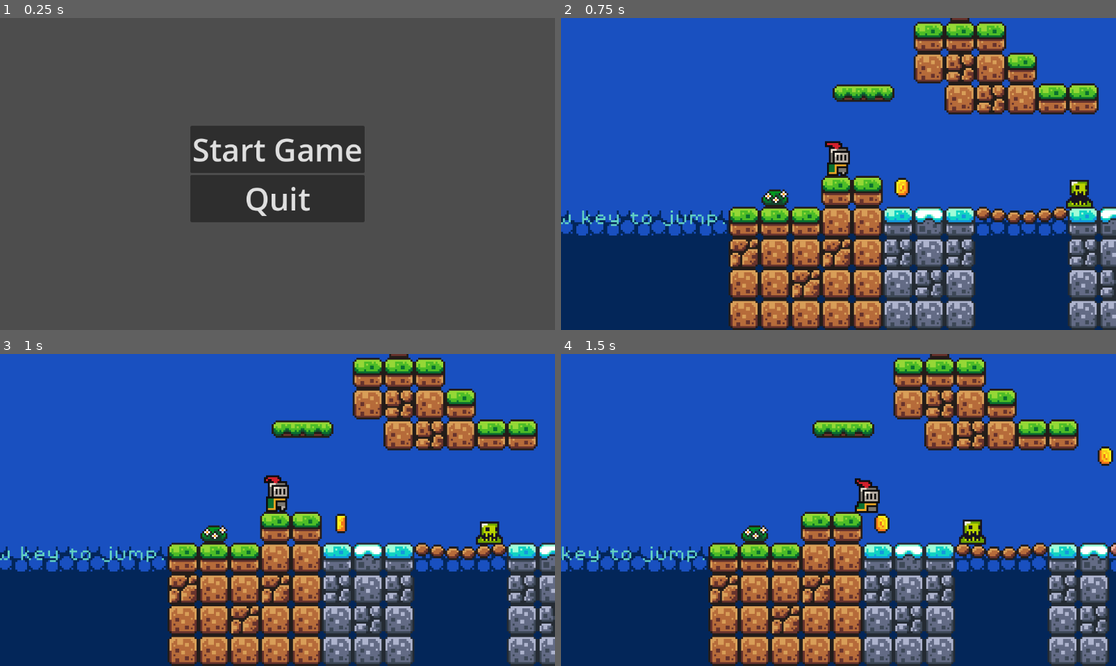
Above: before the commit, frames 1-4 (two rows, left to right).
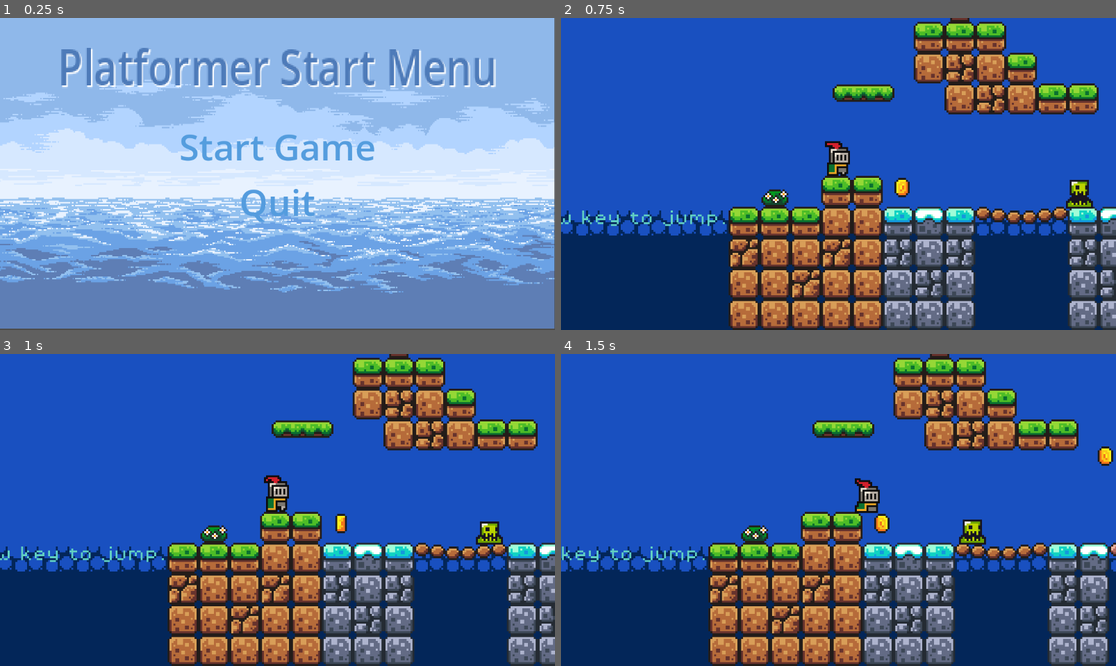
Above: after the commit, the same moments.

Repository: Yujing14/Final-Project
Game: Godot game, scene res://Scenes/start_menu.tscn
The game is run twice, just before and just after one commit, with the same random seed, the same clock (stepped at 60 frames per second) and the same inputs.
Inputs:
- Up to frame 1 (0.25 s): no input
- Up to frame 2 (0.75 s): click "Start Game" at 0.5 s
- Up to frame 3 (1 s): no input
- Up to frame 4 (1.5 s): hold Right (move_right) from 1.28 s (still down)

The runs differ from the first frame. In frame 1, 100% of the frame differs, in the area x 0-100%, y 0-100%; in frame 2, nothing differs; in frame 3, nothing differs; in frame 4, nothing differs.

Commit message:
Added background image & text

Diff:
--- a/Scenes/level_transition.tscn
+++ b/Scenes/level_transition.tscn
@@ -1,22 +1,6 @@
 [gd_scene load_steps=6 format=3 uid="uid://cnkl1uoxyvx11"]
 
 [ext_resource type="Script" path="res://Scripts/level_transition.gd" id="1_to1kb"]
-
-[sub_resource type="Animation" id="Animation_etlre"]
-resource_name = "fade_to_black"
-length = 0.5
-tracks/0/type = "value"
-tracks/0/imported = false
-tracks/0/enabled = true
-tracks/0/path = NodePath("ColorRect:modulate")
-tracks/0/interp = 1
-tracks/0/loop_wrap = true
-tracks/0/keys = {
-"times": PackedFloat32Array(0, 0.5),
-"transitions": PackedFloat32Array(1, 1),
-"update": 0,
-"values": [Color(1, 1, 1, 0), Color(0, 0, 0, 0.984314)]
-}
 
 [sub_resource type="Animation" id="Animation_p2iew"]
 length = 0.001
@@ -49,6 +33,22 @@
 "values": [Color(0, 0, 0, 0.984314), Color(0, 0, 0, 0)]
 }
 
+[sub_resource type="Animation" id="Animation_etlre"]
+resource_name = "fade_to_black"
+length = 0.5
+tracks/0/type = "value"
+tracks/0/imported = false
+tracks/0/enabled = true
+tracks/0/path = NodePath("ColorRect:modulate")
+tracks/0/interp = 1
+tracks/0/loop_wrap = true
+tracks/0/keys = {
+"times": PackedFloat32Array(0, 0.5),
+"transitions": PackedFloat32Array(1, 1),
+"update": 0,
+"values": [Color(1, 1, 1, 0), Color(0, 0, 0, 0.984314)]
+}
+
 [sub_resource type="AnimationLibrary" id="AnimationLibrary_u6lee"]
 _data = {
 "RESET": SubResource("Animation_p2iew"),
--- a/Scenes/start_menu.tscn
+++ b/Scenes/start_menu.tscn
@@ -1,6 +1,7 @@
-[gd_scene load_steps=2 format=3 uid="uid://qjhqp13ghurk"]
+[gd_scene load_steps=3 format=3 uid="uid://qjhqp13ghurk"]
 
-[ext_resource type="Script" path="res://start_menu.gd" id="1_r4tjc"]
+[ext_resource type="Script" path="res://Scripts/start_menu.gd" id="1_r4tjc"]
+[ext_resource type="Texture2D" uid="uid://cbko2ixcp3roe" path="res://Ocean.png" id="2_v6nw5"]
 
 [node name="Start Menu" type="CenterContainer"]
 anchors_preset = 15
@@ -10,19 +11,47 @@
 grow_vertical = 2
 script = ExtResource("1_r4tjc")
 
+[node name="Ocean" type="Sprite2D" parent="."]
+position = Vector2(575.5, 322)
+scale = Vector2(2.39791, 2.99074)
+texture = ExtResource("2_v6nw5")
+
+[node name="Label" type="Label" parent="Ocean"]
+anchors_preset = 5
+anchor_left = 0.5
+anchor_right = 0.5
+offset_left = -429.5
+offset_top = -98.6378
+offset_right = -50.5
+offset_bottom = -49.6378
+grow_horizontal = 2
+theme_override_colors/font_color = Color(0.304645, 0.483236, 0.727395, 1)
+theme_override_colors/font_shadow_color = Color(1, 1, 1, 1)
+theme_override_font_sizes/font_size = 35
+text = "Platformer Start Menu"
+horizontal_alignment = 1
+
 [node name="VBoxContainer" type="VBoxContainer" parent="."]
 layout_mode = 2
 
 [node name="StartGameButton" type="Button" parent="VBoxContainer"]
 layout_mode = 2
-theme_override_font_sizes/font_size = 65
+theme_override_colors/font_color = Color(0.330381, 0.613487, 0.870457, 1)
+theme_override_colors/font_pressed_color = Color(0.27105, 0.420103, 0.678126, 1)
+theme_override_colors/font_hover_color = Color(0.890196, 0.439216, 0.392157, 1)
+theme_override_font_sizes/font_size = 75
 text = "Start Game"
+flat = true
 
 [node name="QuitButton" type="Button" parent="VBoxContainer"]
 layout_mode = 2
 size_flags_vertical = 0
-theme_override_font_sizes/font_size = 65
+theme_override_colors/font_color = Color(0.329412, 0.611765, 0.870588, 1)
+theme_override_colors/font_pressed_color = Color(0, 0.552941, 0.756863, 1)
+theme_override_colors/font_hover_color = Color(0.890196, 0.439216, 0.392157, 1)
+theme_override_font_sizes/font_size = 75
 text = "Quit"
+flat = true
 
 [connection signal="pressed" from="VBoxContainer/StartGameButton" to="." method="_on_start_game_button_pressed"]
 [connection signal="pressed" from="VBoxContainer/QuitButton" to="." method="_on_quit_button_pressed"]
--- a/default_bus_layout.tres
+++ b/default_bus_layout.tres
@@ -11,5 +11,5 @@
 bus/2/solo = false
 bus/2/mute = false
 bus/2/bypass_fx = false
-bus/2/volume_db = 0.0
+bus/2/volume_db = -10.0692
 bus/2/send = &"Master"
Binary file added: Ocean.png
Not shown, added: Ocean.png.import
Renamed: start_menu.gd -> Scripts/start_menu.gd
